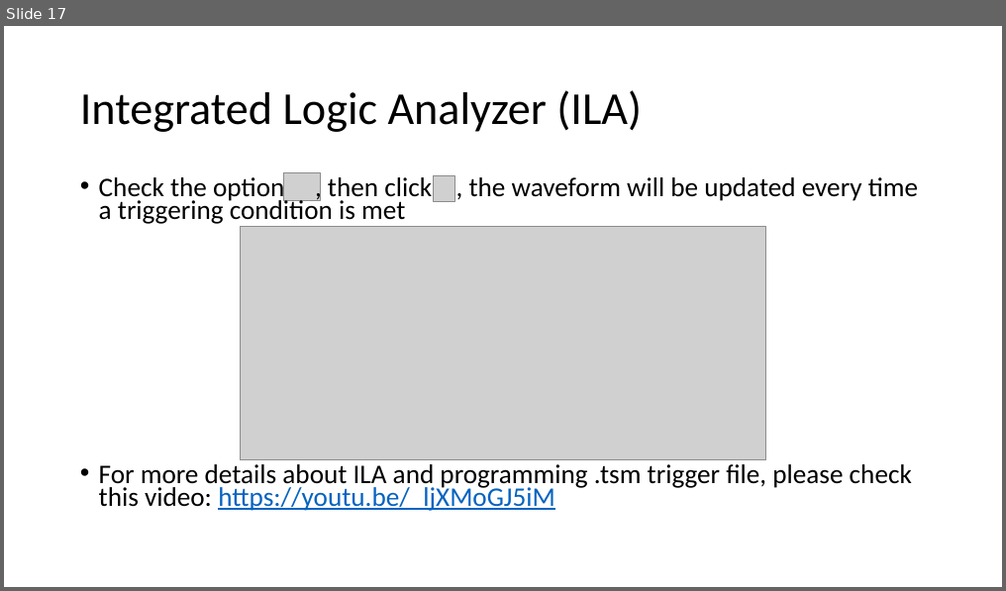
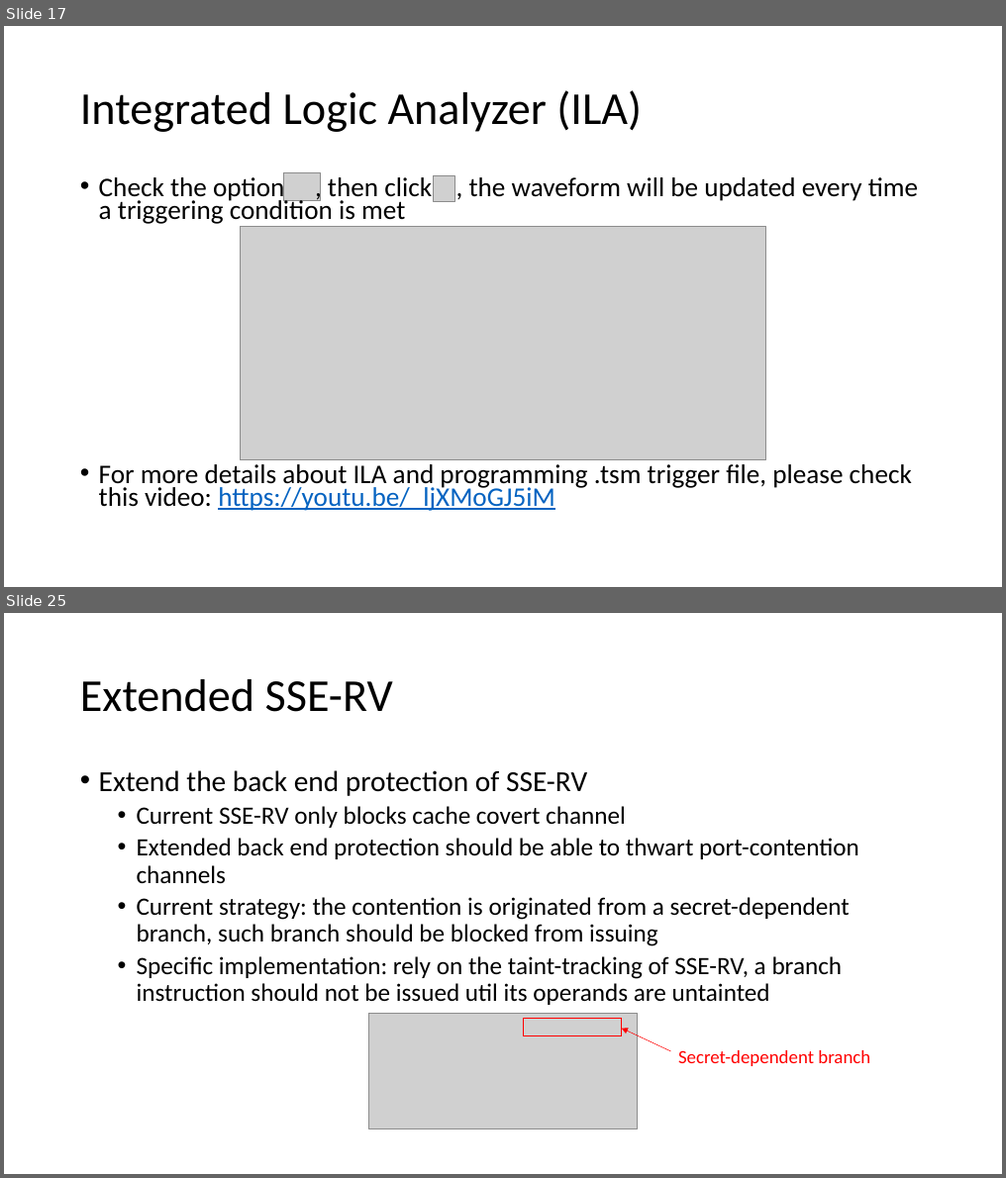
Before and after one commit to zzmzc333/RISCV-Documents, a slide deck: RISC-V Tutorial.pptx. Shown one above the other, each under a label of ours: slide 17 before the commit, slides 17 and 25 after it; the slides between them are not shown. The pictures are 1006x591 and 1006x1178 pixels, drawn with LibreOffice and Linux fonts; fonts in the diff are those of the drawing; grey boxes stand for pictures. Boxes give left, top, right and bottom in pixels: in the first picture for what was removed or moved away, otherwise in the second. Text is boxed around its words. In the diff, an @@ line names an element or a change of style, - is before the commit and + after.

```diff
--- a/RISC-V Tutorial.pptx
+++ b/RISC-V Tutorial.pptx
@@ slide 25 added at (4,613,1002,1174), background #FFFFFF @@
@@ title added at (80,679,393,712), 44 pt, text #000000 @@
+Extended SSE-RV
@@ text added at (99,770,859,1005), 24 pt, text #000000 @@
+• Extend the back end protection of SSE-RV
+  • Current SSE-RV only blocks cache covert channel
+  • Extended back end protection should be able to thwart port-contention channels
+  • Current strategy: the contention is originated from a secret-dependent branch, such branch should be blocked from issuing
+  • Specific implementation: rely on the taint-tracking of SSE-RV, a branch instruction should not be issued util its operands are untainted
@@ picture added at (368,1013,638,1130) @@
@@ rectangle added at (524,1019,622,1037), outline #FF0000 1 pt @@
@@ arrow added from (671, 1052) to (622, 1029), #FF0000 0.5 pt @@
@@ text added at (678,1051,870,1066), 18 pt, text #FF0000 @@
+Secret-dependent branch
```
Also in this commit, not shown: 1 slide changed, 8 other slides added.
